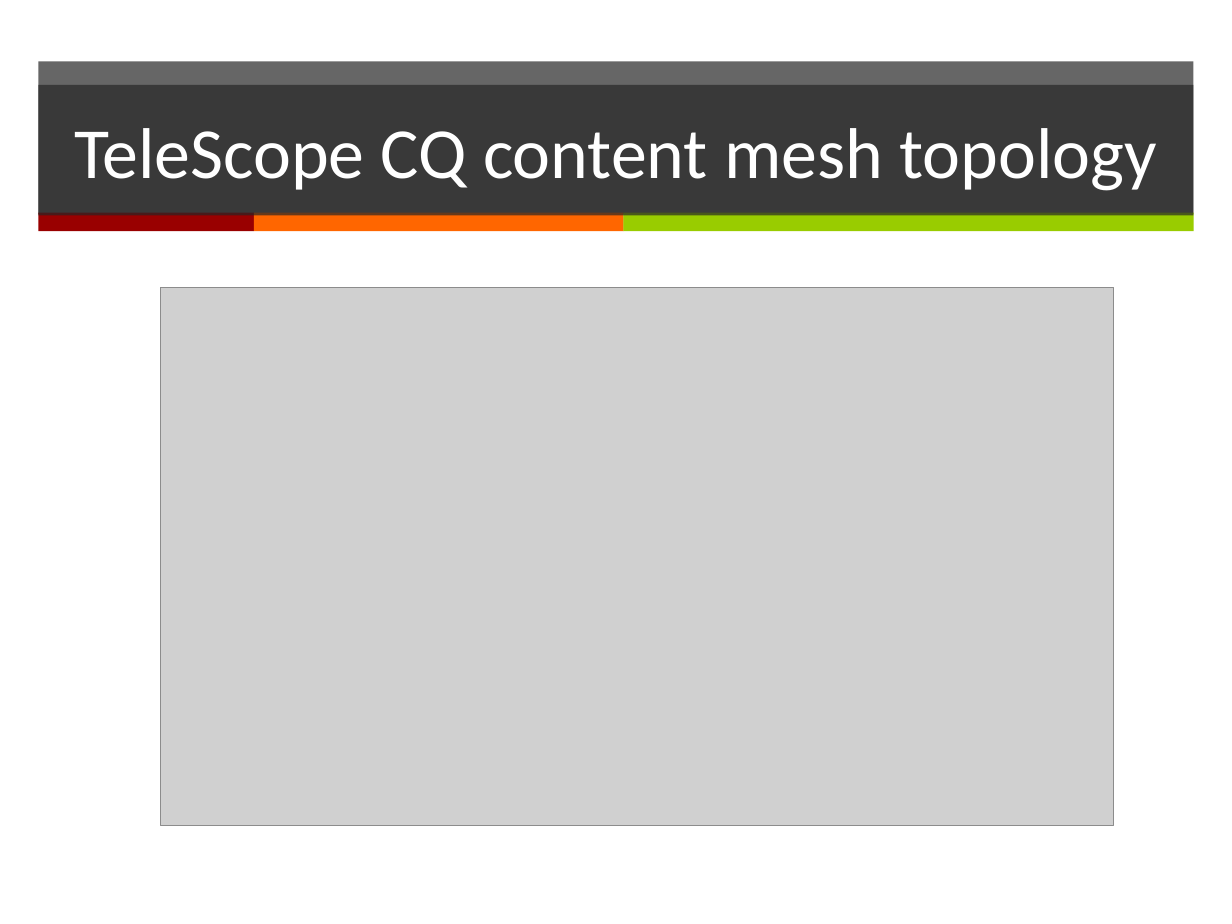
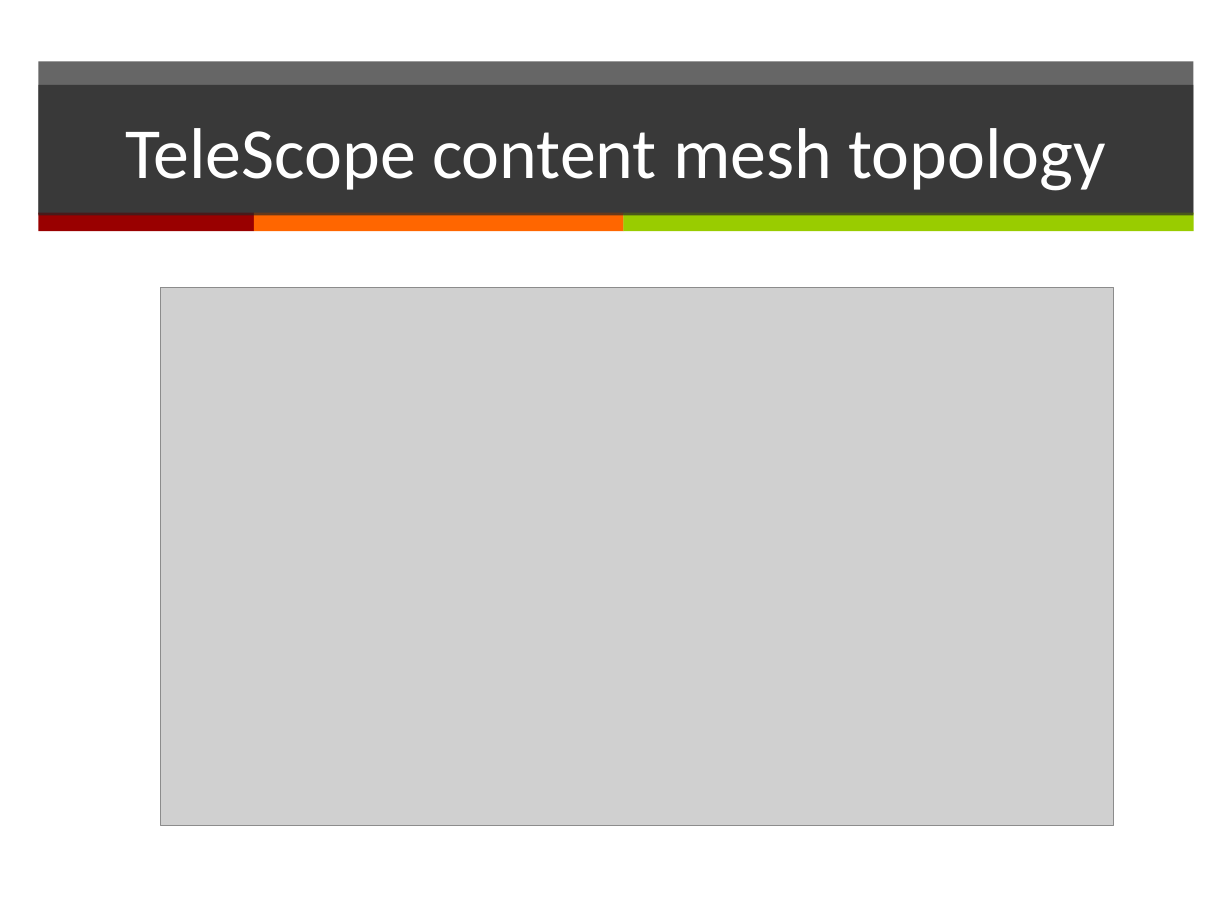
Before and after one commit to kirillbelyaev/telescope, a slide deck: slide 27 of doc/TeleScope.pptx. Drawn at 1232x924 pixels with LibreOffice and Linux fonts; fonts in the diff are those of the drawing; grey boxes stand for pictures. Boxes give left, top, right and bottom in pixels: in the first picture for what was removed or moved away, otherwise in the second. Text is boxed around its words. In the diff, an @@ line names an element or a change of style, - is before the commit and + after.

```diff
--- a/doc/TeleScope.pptx
+++ b/doc/TeleScope.pptx
@@ title at [125, 128, 1105, 191]: text changed @@
-TeleScope CQ content mesh topology
+TeleScope content mesh topology
```
Also in this commit, not shown: 12 other slides changed.
